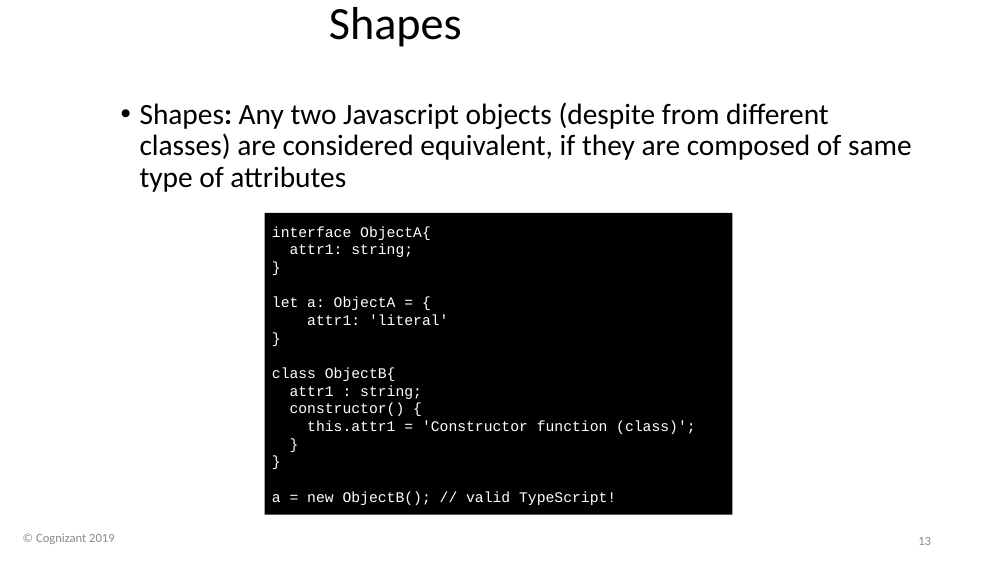
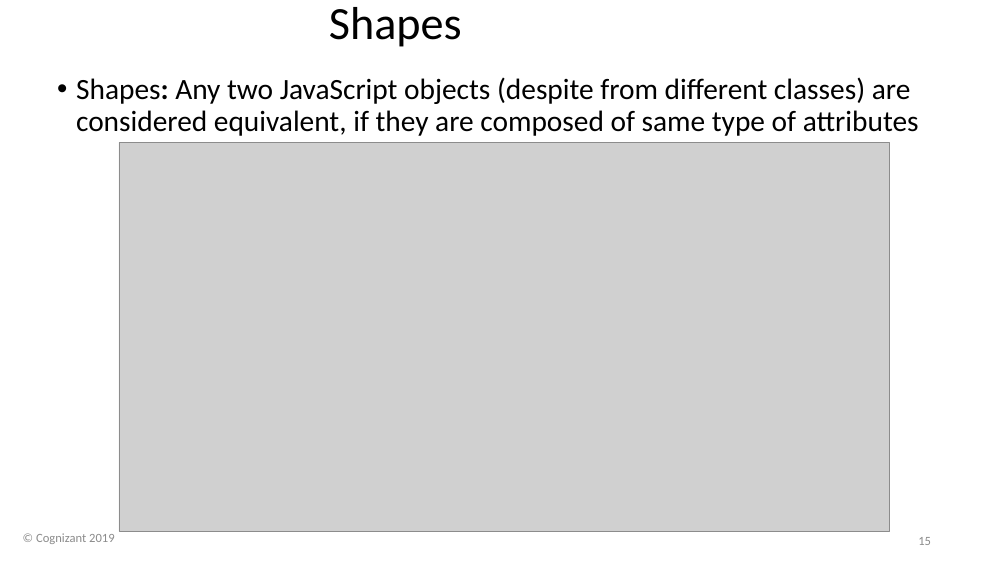
Before and after one commit to davembrownx/PowerPoint-Decks, a slide deck: slide 15 of Angular 8 Day 2 Basic Concepts and Binding.pptx (slide 13 before the commit). Drawn at 1008x567 pixels with LibreOffice and Linux fonts; fonts in the diff are those of the drawing; grey boxes stand for pictures; background and template pictures are left out. Boxes give left, top, right and bottom in pixels: in the first picture for what was removed or moved away, otherwise in the second. Text is boxed around its words. In the diff, an @@ line names an element or a change of style, - is before the commit and + after.

```diff
--- a/Angular 8 Day 2 Basic Concepts and Binding.pptx
+++ b/Angular 8 Day 2 Basic Concepts and Binding.pptx
@@ text at (76,77,919,136): text changed @@
-• Shapes: Any two Javascript objects (despite from different classes) are considered equivalent, if they are composed of same type of attributes
+• Shapes: Any two JavaScript objects (despite from different classes) are considered equivalent, if they are composed of same type of attributes
@@ picture added at (119,142,889,531) @@
@@ rectangle removed at (265,213,733,515) @@
-interface ObjectA{
-attr1: string;
-}
-let a: ObjectA = {
-attr1: 'literal'
-}
-class ObjectB{
-attr1 : string;
-constructor() {
-this.attr1 = 'Constructor function (class)';
-}
-}
-a = new ObjectB(); // valid TypeScript!
```
Also in this commit, not shown: 8 other slides changed, 5 slides added, 2 slides removed.
